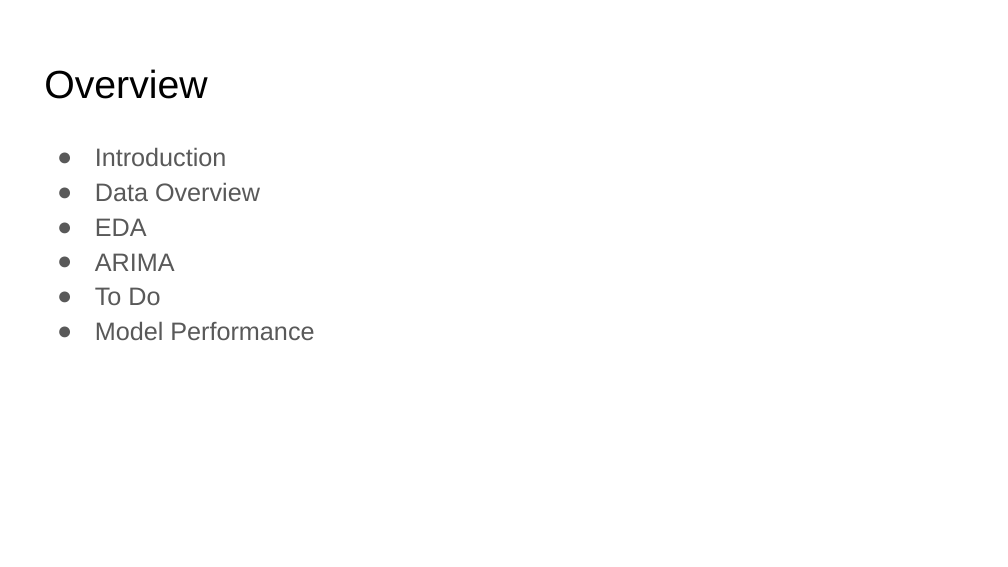
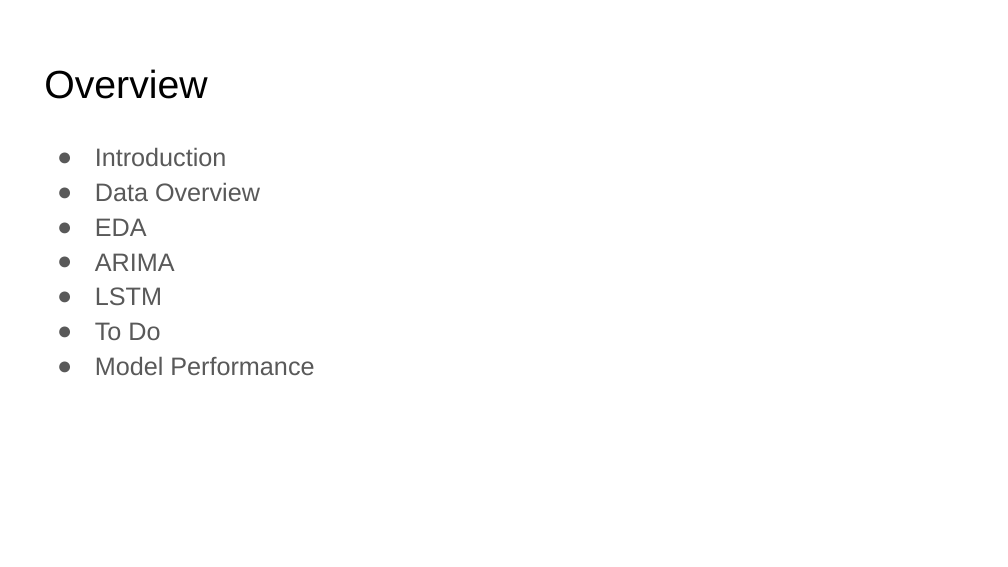
Before and after one commit to jaysetty/challenge1, a slide deck: slide 2 of Stock Price Prediction.pptx. Drawn at 1008x567 pixels with LibreOffice and Linux fonts; fonts in the diff are those of the drawing. Boxes give left, top, right and bottom in pixels: in the first picture for what was removed or moved away, otherwise in the second. Text is boxed around its words. In the diff, an @@ line names an element or a change of style, - is before the commit and + after.

Commit message:
Simple LSTM model added

```diff
--- a/Stock Price Prediction.pptx
+++ b/Stock Price Prediction.pptx
@@ text at [95,287,162,305]: paragraph added @@
+● LSTM
```
Also in this commit, not shown: 3 other slides changed, 3 slides added, 2 slides removed, 2 other files.
